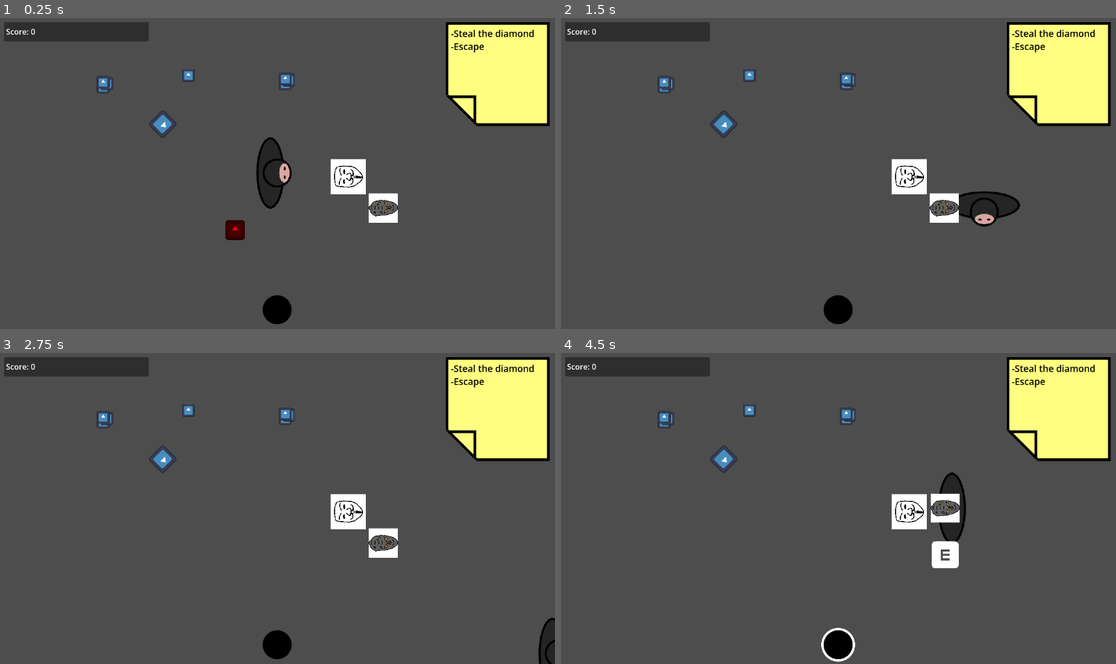
Above: before the commit, frames 1-4 (two rows, left to right).
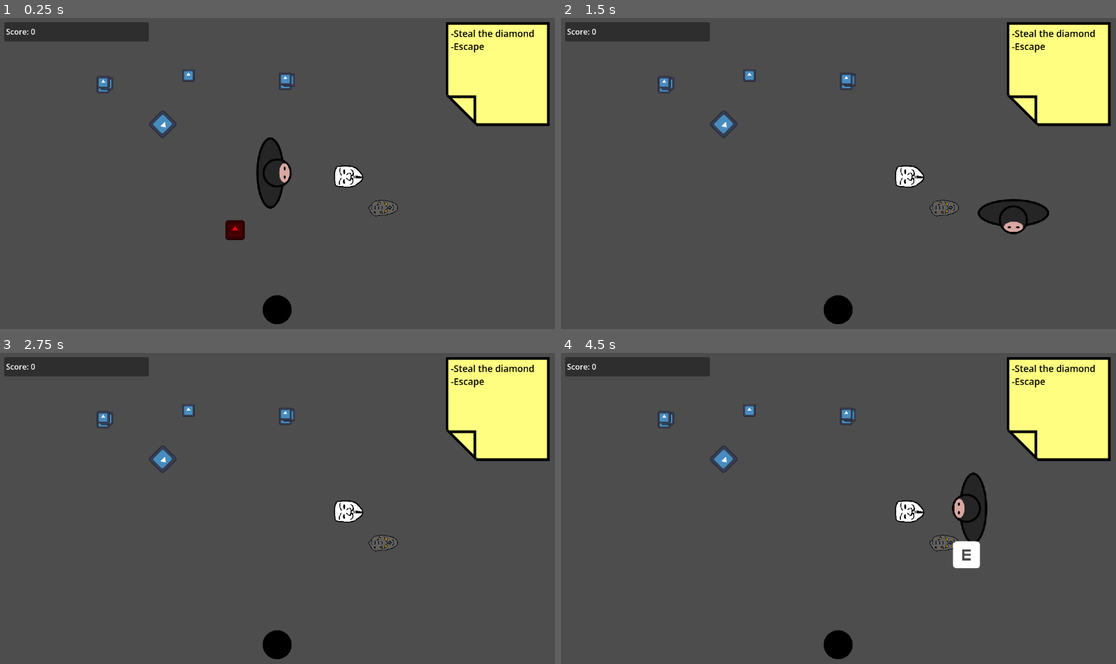
Above: after the commit, the same moments.

Repository: Quackstir/Game-Jam
Game: Godot game, scene res://Levels/MarksTest/PlayerTestScene.tscn
Two runs of this game, one before a commit and one after it. Both use one fixed random seed, a clock stepped at 60 frames per second and the inputs below. This scene is started directly instead of the project's main scene. The engine's default icon, where the game draws it, is replaced by a stand-in: a white triangle on a blue panel in a dark square.
Inputs:
- Up to frame 1 (0.25 s): no input
- Up to frame 2 (1.5 s): tap Enter at 0.5 s; hold D (move_right) 0.53-1.28 s; hold Q (activate_mask) 0.53-1.28 s; hold S (move_down) from 1.28 s (still down); tap E (interact) at 1.35 s
- Up to frame 3 (2.75 s): release S (move_down) at 2.03 s; hold D (move_right) from 2.03 s (still down); hold Q (activate_mask) from 2.03 s (still down)
- Up to frame 4 (4.5 s): release D (move_right) at 2.78 s; release Q (activate_mask) at 2.78 s; hold W (move_up) 2.78-3.53 s; tap E (interact) at 2.85, 4.35 s; hold Q (activate_mask) 3.53-4.28 s; hold A (move_left) from 3.53 s (still down)

The runs differ from the first frame. In frame 1, 0.7% of the frame differs, in the area x 59-72%, y 45-66%; in frame 2, 2.0%; in frame 3, 1.1%; in frame 4, 2.8%, in the area x 46-77%, y 38-100%.

Commit message:
Few Fixes
-Made masks transparent
-Removed delta multi from the velocity formula

Diff:
--- a/Global Game Jam 2026/GlobalGameJam2026/Interactables/Masks/Scenes/mask_cop.tscn
+++ b/Global Game Jam 2026/GlobalGameJam2026/Interactables/Masks/Scenes/mask_cop.tscn
@@ -2,7 +2,7 @@
 
 [ext_resource type="Script" uid="uid://441n8yflkbnt" path="res://Interactables/Masks/Script/mask_cop.gd" id="1_pos3m"]
 [ext_resource type="PackedScene" uid="uid://j4c0f1dingol" path="res://Interactables/Masks/Scenes/mask_cop_projectile.tscn" id="2_5klc6"]
-[ext_resource type="Texture2D" uid="uid://cfaxdpidae033" path="res://Interactables/Masks/Art/Theif Mask.png" id="3_5klc6"]
+[ext_resource type="Texture2D" uid="uid://cumkjgyv3munq" path="res://Levels/MainMenu/Theif Mask Hollow.png" id="3_5klc6"]
 [ext_resource type="AudioStream" uid="uid://cqxo4gqsrrtug" path="res://Interactables/Masks/Audio/ShootMaskSFX.wav" id="4_5klc6"]
 
 [sub_resource type="CircleShape2D" id="CircleShape2D_4j0nx"]
--- a/Global Game Jam 2026/GlobalGameJam2026/Interactables/Masks/Scenes/mask_statue.tscn
+++ b/Global Game Jam 2026/GlobalGameJam2026/Interactables/Masks/Scenes/mask_statue.tscn
@@ -1,7 +1,7 @@
 [gd_scene format=3 uid="uid://cqyettnmgof3d"]
 
 [ext_resource type="Script" uid="uid://blbbp4suj2ssr" path="res://Interactables/Masks/Script/mask_statue.gd" id="1_3mcf0"]
-[ext_resource type="Texture2D" uid="uid://6fk87bd687ha" path="res://Interactables/Masks/Art/stone mask.png" id="2_onl8a"]
+[ext_resource type="Texture2D" uid="uid://dyupmq7df3kge" path="res://Levels/MainMenu/stone mask hollow.png" id="2_onl8a"]
 [ext_resource type="AudioStream" uid="uid://h1ye5exfp6ju" path="res://Interactables/Masks/Audio/StoneMaskSFX.wav" id="3_onl8a"]
 
 [sub_resource type="CircleShape2D" id="CircleShape2D_4j0nx"]
--- a/Global Game Jam 2026/GlobalGameJam2026/Levels/MarksTest/PlayerTestScene.tscn
+++ b/Global Game Jam 2026/GlobalGameJam2026/Levels/MarksTest/PlayerTestScene.tscn
@@ -14,7 +14,6 @@
 [node name="PlayerTestScene" type="Node2D" unique_id=886230346]
 
 [node name="PlayerCharacter" parent="." unique_id=23574427 instance=ExtResource("1_b3n0l")]
-movement_speed = 10000.0
 
 [node name="Camera2D" type="Camera2D" parent="." unique_id=1233902717]
 zoom = Vector2(2.42, 2.42)
--- a/Global Game Jam 2026/GlobalGameJam2026/Player/Scripts/player_controller.gd
+++ b/Global Game Jam 2026/GlobalGameJam2026/Player/Scripts/player_controller.gd
@@ -65,7 +65,7 @@
 
 
 func _physics_process(delta: float) -> void:
-	velocity = _movement_input * movement_speed * delta
+	velocity = _movement_input * movement_speed
 	move_and_slide()
 
 
